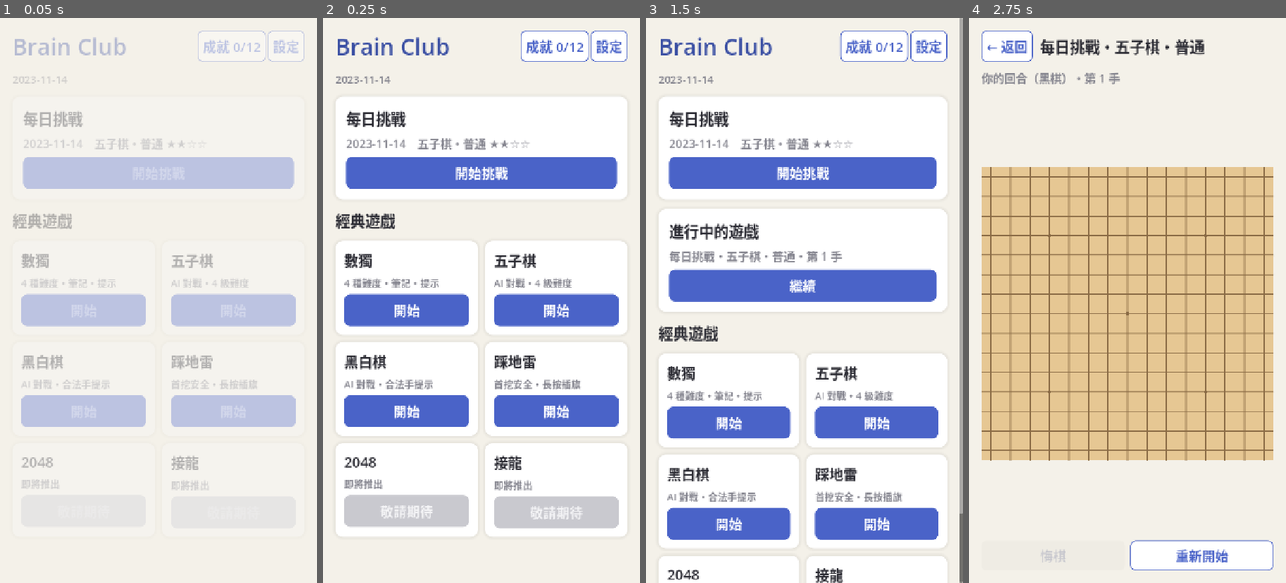
Above: before the commit, frames 1-4 (left to right).
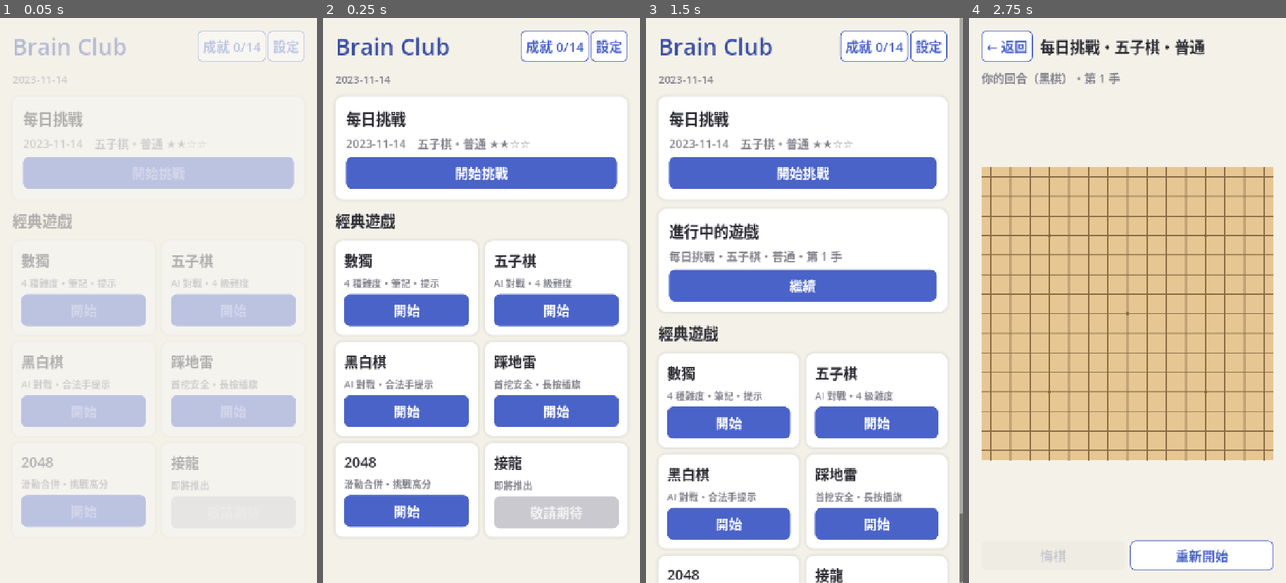
Above: after the commit, the same moments.

Repository: bny0829/BrainTraining
Game: Godot game, scene res://scenes/main.tscn
Two runs of this game, one before a commit and one after it. Both use one fixed random seed, a clock stepped at 60 frames per second and the inputs below.
Inputs:
- Up to frame 1 (0.05 s): no input
- Up to frame 2 (0.25 s): no input
- Up to frame 3 (1.5 s): click "開始挑戰" at 0.5 s; click "← 返回" at 1.25 s
- Up to frame 4 (2.75 s): click "開始挑戰" at 2 s

The runs differ from the first frame. In frame 1, 2.3% of the frame differs, in the area x 6-83%, y 4-90%; in frame 2, 2.5%, in the area x 6-83%, y 4-91%; in frame 3, less than 0.1%; in frame 4, nothing differs.

Commit message:
feat: v0.6 2048（滑動手勢、單步復原、最佳紀錄、達成後續玩）
- 2048：合併邏輯（每磚單次合併）、90/10 生成、滑動+方向鍵操作
- 成就：小有所成（512）、2048！（2048），共 14 個
- 版號 0.6.0（versionCode 6）；.gitignore 加入 *.idsig

Co-Authored-By: Claude Fable 5 <noreply@anthropic.com>

Diff:
--- a/project.godot
+++ b/project.godot
@@ -11,7 +11,7 @@
 [application]
 
 config/name="BrainClub"
-config/version="0.5.0"
+config/version="0.6.0"
 run/main_scene="res://scenes/main.tscn"
 config/features=PackedStringArray("4.7", "GL Compatibility")
 config/icon="res://icon.svg"
--- a/scripts/achievement_defs.gd
+++ b/scripts/achievement_defs.gd
@@ -24,6 +24,10 @@
 			"conds": [{"section": "minesweeper_stats", "key": "won", "min": 1}]},
 		{"id": "minesweeper_expert", "name": "拆彈專家", "desc": "完成專家難度掃雷",
 			"conds": [{"section": "minesweeper_stats", "key": "won_3", "min": 1}]},
+		{"id": "t2048_512", "name": "小有所成", "desc": "在 2048 中合成 512",
+			"conds": [{"section": "game2048_stats", "key": "best_tile", "min": 512}]},
+		{"id": "t2048_win", "name": "2048！", "desc": "合成傳說中的 2048 磚塊",
+			"conds": [{"section": "game2048_stats", "key": "best_tile", "min": 2048}]},
 		{"id": "daily_3", "name": "三日不輟", "desc": "連續 3 天完成每日挑戰",
 			"conds": [{"section": "daily", "key": "best_streak", "min": 3}]},
 		{"id": "daily_7", "name": "七日成習", "desc": "連續 7 天完成每日挑戰",
--- /dev/null
+++ b/scripts/game2048/game2048_board.gd
@@ -0,0 +1,83 @@
+class_name Game2048Board
+extends Control
+## 2048 棋盤：單一 Control 繪製 4×4 圓角磚塊，並偵測滑動手勢。
+## 不持有遊戲規則，只負責顯示與手勢回報。
+
+signal swiped(dir: int)
+
+const SWIPE_MIN_PX := 40.0
+
+var grid: Array[int] = []
+
+var _press_pos := Vector2.ZERO
+var _tracking := false
+var _box_cache: Dictionary = {}
+
+
+func _init() -> void:
+	grid = Game2048Logic.new_grid()
+	custom_minimum_size = Vector2(300, 300)
+
+
+func _notification(what: int) -> void:
+	if what == NOTIFICATION_RESIZED:
+		queue_redraw()
+
+
+func _gui_input(event: InputEvent) -> void:
+	if event is InputEventMouseButton and event.button_index == MOUSE_BUTTON_LEFT:
+		if event.pressed:
+			_press_pos = event.position
+			_tracking = true
+		elif _tracking:
+			_tracking = false
+			var d: Vector2 = event.position - _press_pos
+			if d.length() >= SWIPE_MIN_PX:
+				if absf(d.x) > absf(d.y):
+					swiped.emit(Game2048Logic.DIR_RIGHT if d.x > 0 else Game2048Logic.DIR_LEFT)
+				else:
+					swiped.emit(Game2048Logic.DIR_DOWN if d.y > 0 else Game2048Logic.DIR_UP)
+
+
+func _board_rect() -> Rect2:
+	var side := minf(size.x, size.y)
+	return Rect2(Vector2((size.x - side) * 0.5, (size.y - side) * 0.5), Vector2(side, side))
+
+
+func _draw() -> void:
+	var r := _board_rect()
+	var n := Game2048Logic.SIZE
+	var gap := r.size.x * 0.025
+	var s := (r.size.x - gap * (n + 1)) / n
+
+	_box(AppTheme.T2048_BOARD, 12).draw(get_canvas_item(), r)
+
+	var font := get_theme_default_font()
+	for i in Game2048Logic.CELLS:
+		var pos := r.position + Vector2(
+			gap + (i % n) * (s + gap),
+			gap + (i / n) * (s + gap)
+		)
+		var rect := Rect2(pos, Vector2(s, s))
+		var v := grid[i]
+		if v == 0:
+			_box(AppTheme.T2048_SLOT, 8).draw(get_canvas_item(), rect)
+			continue
+		var tile_color: Color = AppTheme.T2048_TILES.get(v, AppTheme.T2048_SUPER)
+		_box(tile_color, 8).draw(get_canvas_item(), rect)
+		var text := str(v)
+		var fs := int(s * clampf(0.5 - 0.08 * (text.length() - 2), 0.24, 0.5))
+		var text_color: Color = AppTheme.T2048_TEXT_DARK if v <= 4 else Color.WHITE
+		var y := rect.position.y + (rect.size.y - font.get_height(fs)) * 0.5 + font.get_ascent(fs)
+		draw_string(font, Vector2(rect.position.x, y), text,
+				HORIZONTAL_ALIGNMENT_CENTER, rect.size.x, fs, text_color)
+
+
+func _box(c: Color, radius: int) -> StyleBoxFlat:
+	var key := "%s_%d" % [c.to_html(), radius]
+	if not _box_cache.has(key):
+		var sb := StyleBoxFlat.new()
+		sb.bg_color = c
+		sb.set_corner_radius_all(radius)
+		_box_cache[key] = sb
+	return _box_cache[key]
--- /dev/null
+++ b/scripts/game2048/game2048_logic.gd
@@ -0,0 +1,103 @@
+class_name Game2048Logic
+extends RefCounted
+## 2048 核心邏輯：滑動合併、生成新磚、勝負判定。
+## 盤面以 Array[int]（長度 16，0 = 空）表示，索引 = 列 * 4 + 行。
+## 不依賴任何 UI，可 headless 測試。
+
+const SIZE := 4
+const CELLS := SIZE * SIZE
+
+enum { DIR_LEFT, DIR_RIGHT, DIR_UP, DIR_DOWN }
+
+
+static func new_grid() -> Array[int]:
+	var g: Array[int] = []
+	g.resize(CELLS)
+	return g
+
+
+## 滑動一步（就地修改 grid）。回傳 { "moved": bool, "gained": int }
+static func slide(grid: Array[int], dir: int) -> Dictionary:
+	var moved := false
+	var gained := 0
+	for idx in _line_indices(dir):
+		var vals: Array[int] = []
+		for i in idx:
+			if grid[i] != 0:
+				vals.append(grid[i])
+		var merged := _merge_line(vals)
+		var line: Array = merged["line"]
+		gained += int(merged["gained"])
+		for k in SIZE:
+			var v: int = line[k] if k < line.size() else 0
+			if grid[idx[k]] != v:
+				moved = true
+			grid[idx[k]] = v
+	return {"moved": moved, "gained": gained}
+
+
+## 一條線的合併：相鄰同值合併一次（[2,2,2,2] → [4,4]）
+static func _merge_line(vals: Array[int]) -> Dictionary:
+	var out: Array[int] = []
+	var gained := 0
+	var i := 0
+	while i < vals.size():
+		if i + 1 < vals.size() and vals[i] == vals[i + 1]:
+			out.append(vals[i] * 2)
+			gained += vals[i] * 2
+			i += 2
+		else:
+			out.append(vals[i])
+			i += 1
+	return {"line": out, "gained": gained}
+
+
+## 各方向的掃描順序：每條線由「滑動目的地」往來源排
+static func _line_indices(dir: int) -> Array:
+	var lines: Array = []
+	for a in SIZE:
+		var idx: Array[int] = []
+		for b in SIZE:
+			match dir:
+				DIR_LEFT:
+					idx.append(a * SIZE + b)
+				DIR_RIGHT:
+					idx.append(a * SIZE + (SIZE - 1 - b))
+				DIR_UP:
+					idx.append(b * SIZE + a)
+				_:
+					idx.append((SIZE - 1 - b) * SIZE + a)
+		lines.append(idx)
+	return lines
+
+
+## 在隨機空格生成新磚（90% 出 2、10% 出 4）。回傳格子索引，-1 = 無空格
+static func spawn(grid: Array[int], rng: RandomNumberGenerator) -> int:
+	var empty: Array[int] = []
+	for i in CELLS:
+		if grid[i] == 0:
+			empty.append(i)
+	if empty.is_empty():
+		return -1
+	var i: int = empty[rng.randi_range(0, empty.size() - 1)]
+	grid[i] = 4 if rng.randf() < 0.1 else 2
+	return i
+
+
+## 還有沒有可行的移動（有空格或相鄰同值）
+static func can_move(grid: Array[int]) -> bool:
+	for i in CELLS:
+		if grid[i] == 0:
+			return true
+		if i % SIZE < SIZE - 1 and grid[i] == grid[i + 1]:
+			return true
+		if i < CELLS - SIZE and grid[i] == grid[i + SIZE]:
+			return true
+	return false
+
+
+static func max_tile(grid: Array[int]) -> int:
+	var best := 0
+	for v in grid:
+		best = maxi(best, v)
+	return best
--- /dev/null
+++ b/scripts/game2048/game2048_screen.gd
@@ -0,0 +1,272 @@
+class_name Game2048Screen
+extends Control
+## 2048 遊戲畫面：滑動（觸控）或方向鍵操作、分數與最佳紀錄、單步復原、
+## 達成 2048 後可繼續挑戰、自動存檔續玩。
+## config：
+##   { "mode": "normal" }   新局
+##   { "mode": "resume" }   從 SaveManager 還原
+
+var config: Dictionary = {}
+
+var score := 0
+var reached_2048 := false
+var finished := false
+var _undo_snapshot: Dictionary = {}
+
+var board: Game2048Board
+var _score_label: Label
+var _best_label: Label
+var _undo_btn: Button
+
+
+func _ready() -> void:
+	_build_ui()
+	if String(config.get("mode", "normal")) == "resume":
+		_restore(SaveManager.get_in_progress())
+	else:
+		_new_game()
+
+
+func _unhandled_input(event: InputEvent) -> void:
+	if event.is_action_pressed("ui_left"):
+		_move(Game2048Logic.DIR_LEFT)
+	elif event.is_action_pressed("ui_right"):
+		_move(Game2048Logic.DIR_RIGHT)
+	elif event.is_action_pressed("ui_up"):
+		_move(Game2048Logic.DIR_UP)
+	elif event.is_action_pressed("ui_down"):
+		_move(Game2048Logic.DIR_DOWN)
+
+
+# ---- UI 建構 ----
+
+func _build_ui() -> void:
+	var margin := MarginContainer.new()
+	margin.set_anchors_preset(Control.PRESET_FULL_RECT)
+	for m in ["margin_left", "margin_right", "margin_top", "margin_bottom"]:
+		margin.add_theme_constant_override(m, 28)
+	add_child(margin)
+
+	var col := VBoxContainer.new()
+	col.add_theme_constant_override("separation", 16)
+	margin.add_child(col)
+
+	var top := HBoxContainer.new()
+	col.add_child(top)
+	var back := Button.new()
+	back.text = "← 返回"
+	AppTheme.style_secondary(back)
+	back.pressed.connect(_on_back)
+	top.add_child(back)
+	top.add_child(_spacer())
+	var title := Label.new()
+	title.text = "2048"
+	title.add_theme_font_size_override("font_size", 34)
+	top.add_child(title)
+	top.add_child(_spacer())
+	var ghost := Button.new()
+	ghost.text = "← 返回"
+	ghost.modulate = Color(1, 1, 1, 0)
+	ghost.disabled = true
+	top.add_child(ghost)
+
+	var info := HBoxContainer.new()
+	col.add_child(info)
+	_score_label = Label.new()
+	_score_label.add_theme_font_size_override("font_size", 30)
+	info.add_child(_score_label)
+	info.add_child(_spacer())
+	_best_label = Label.new()
+	_best_label.add_theme_color_override("font_color", AppTheme.TEXT_MUTED)
+	info.add_child(_best_label)
+
+	var aspect := AspectRatioContainer.new()
+	aspect.ratio = 1.0
+	aspect.size_flags_vertical = Control.SIZE_EXPAND_FILL
+	col.add_child(aspect)
+	board = Game2048Board.new()
+	board.size_flags_horizontal = Control.SIZE_EXPAND_FILL
+	board.size_flags_vertical = Control.SIZE_EXPAND_FILL
+	board.swiped.connect(_move)
+	aspect.add_child(board)
+
+	var hint := Label.new()
+	hint.text = "滑動棋盤合併相同數字"
+	hint.add_theme_font_size_override("font_size", 20)
+	hint.add_theme_color_override("font_color", AppTheme.TEXT_MUTED)
+	col.add_child(hint)
+
+	var tools := HBoxContainer.new()
+	tools.add_theme_constant_override("separation", 12)
+	col.add_child(tools)
+	_undo_btn = Button.new()
+	_undo_btn.text = "復原"
+	_undo_btn.size_flags_horizontal = Control.SIZE_EXPAND_FILL
+	AppTheme.style_secondary(_undo_btn)
+	_undo_btn.pressed.connect(_on_undo)
+	tools.add_child(_undo_btn)
+	var restart := Button.new()
+	restart.text = "重新開始"
+	restart.size_flags_horizontal = Control.SIZE_EXPAND_FILL
+	AppTheme.style_secondary(restart)
+	restart.pressed.connect(_on_restart_pressed)
+	tools.add_child(restart)
+
+
+func _spacer() -> Control:
+	var s := Control.new()
+	s.size_flags_horizontal = Control.SIZE_EXPAND_FILL
+	return s
+
+
+# ---- 遊戲流程 ----
+
+func _new_game() -> void:
+	board.grid = Game2048Logic.new_grid()
+	var rng := RandomNumberGenerator.new()
+	rng.randomize()
+	Game2048Logic.spawn(board.grid, rng)
+	Game2048Logic.spawn(board.grid, rng)
+	score = 0
+	reached_2048 = false
+	finished = false
+	_undo_snapshot = {}
+	_refresh()
+	_save_state()
+
+
+func _restore(state: Dictionary) -> void:
+	var g := _to_int_array(state.get("grid", []))
+	if state.is_empty() or String(state.get("game", "")) != "game2048" \
+			or g.size() != Game2048Logic.CELLS:
+		_new_game()
+		return
+	board.grid = g
+	score = int(state.get("score", 0))
+	reached_2048 = bool(state.get("reached", false))
+	finished = false
+	_refresh()
+
+
+func _move(dir: int) -> void:
+	if finished:
+		return
+	var before_grid: Array[int] = board.grid.duplicate()
+	var before_score := score
+	var result := Game2048Logic.slide(board.grid, dir)
+	if not bool(result["moved"]):
+		return
+	_undo_snapshot = {"grid": before_grid, "score": before_score, "reached": reached_2048}
+	score += int(result["gained"])
+	var rng := RandomNumberGenerator.new()
+	rng.randomize()
+	Game2048Logic.spawn(board.grid, rng)
+	Sfx.play("stone")
+	_update_records()
+	board.queue_redraw()
+	_refresh()
+	_save_state()
+	# 首次達成 2048
+	if not reached_2048 and Game2048Logic.max_tile(board.grid) >= 2048:
+		reached_2048 = true
+		_save_state()
+		Sfx.play("win")
+		OverlayDialog.open(self, "達成 2048！", "分數：%d\n可以繼續挑戰更大的數字" % score, [
+			{"text": "繼續挑戰"},
+			{"text": "回首頁", "action": _go_home, "secondary": true},
+		])
+		return
+	if not Game2048Logic.can_move(board.grid):
+		_game_over()
+
+
+func _game_over() -> void:
+	finished = true
+	Sfx.play("lose")
+	var s := SaveManager.section("game2048_stats")
+	s["played"] = int(s.get("played", 0)) + 1
+	if reached_2048:
+		s["won"] = int(s.get("won", 0)) + 1
+	SaveManager.save()
+	SaveManager.set_in_progress({})
+	Achievements.refresh()
+	OverlayDialog.open(self, "無法再移動", "分數：%d・最大磚塊：%d" % [
+		score, Game2048Logic.max_tile(board.grid)
+	], [
+		{"text": "再來一局", "action": _new_game},
+		{"text": "回首頁", "action": _go_home, "secondary": true},
+	])
+
+
+## 更新最佳紀錄（分數與最大磚塊），成就依 best_tile 判定
+func _update_records() -> void:
+	var s := SaveManager.section("game2048_stats")
+	var changed := false
+	if score > int(s.get("best_score", 0)):
+		s["best_score"] = score
+		changed = true
+	var tile := Game2048Logic.max_tile(board.grid)
+	if tile > int(s.get("best_tile", 0)):
+		s["best_tile"] = tile
+		changed = true
+	if changed:
+		SaveManager.save()
+		Achievements.refresh()
+
+
+func _on_undo() -> void:
+	if finished or _undo_snapshot.is_empty():
+		return
+	board.grid = _to_int_array(_undo_snapshot["grid"])
+	score = int(_undo_snapshot["score"])
+	reached_2048 = bool(_undo_snapshot["reached"])
+	_undo_snapshot = {}
+	board.queue_redraw()
+	_refresh()
+	_save_state()
+
+
+func _on_restart_pressed() -> void:
+	OverlayDialog.open(self, "重新開始？", "目前的進度將被捨棄", [
+		{"text": "重新開始", "action": _new_game},
+		{"text": "取消", "secondary": true},
+	])
+
+
+func _on_back() -> void:
+	if not finished:
+		_save_state()
+	Main.instance.goto_home()
+
+
+func _go_home() -> void:
+	Main.instance.goto_home()
+
+
+# ---- 顯示與存檔 ----
+
+func _refresh() -> void:
+	_score_label.text = "分數 %d" % score
+	_best_label.text = "最佳 %d" % int(SaveManager.section("game2048_stats").get("best_score", 0))
+	_undo_btn.disabled = finished or _undo_snapshot.is_empty()
+
+
+func _save_state() -> void:
+	if finished:
+		return
+	SaveManager.set_in_progress({
+		"game": "game2048",
+		"mode": "normal",
+		"difficulty": 0,
+		"grid": board.grid.duplicate(),
+		"score": score,
+		"reached": reached_2048,
+	})
+
+
+static func _to_int_array(a: Variant) -> Array[int]:
+	var out: Array[int] = []
+	if a is Array:
+		for v in a:
+			out.append(int(v))
+	return out
--- a/scripts/home_screen.gd
+++ b/scripts/home_screen.gd
@@ -42,7 +42,10 @@
 	_build_stats(col)
 
 
-const GAME_NAMES := {"sudoku": "數獨", "gomoku": "五子棋", "reversi": "黑白棋", "minesweeper": "踩地雷"}
+const GAME_NAMES := {
+	"sudoku": "數獨", "gomoku": "五子棋", "reversi": "黑白棋",
+	"minesweeper": "踩地雷", "game2048": "2048",
+}
 
 
 func _difficulty_label(game: String, d: int) -> String:
@@ -153,15 +156,21 @@
 			detail = SudokuScreen.format_time(int(st.get("seconds", 0)))
 		"gomoku":
 			detail = "第 %d 手" % ((st.get("moves", []) as Array).size() + 1)
+		"game2048":
+			detail = "分數 %d" % int(st.get("score", 0))
 		_:
 			var c := ReversiLogic.count(ReversiScreen._to_int_array(st.get("board", [])))
 			detail = "黑 %d：%d 白" % [c[0], c[1]]
 	var desc := Label.new()
-	desc.text = "%s・%s・%s" % [
-		mode_text,
-		_difficulty_label(game, int(st.get("difficulty", 0))).split(" ")[0],
-		detail,
-	]
+	if game == "game2048":
+		# 2048 沒有難度分級
+		desc.text = "%s・%s" % [mode_text, detail]
+	else:
+		desc.text = "%s・%s・%s" % [
+			mode_text,
+			_difficulty_label(game, int(st.get("difficulty", 0))).split(" ")[0],
+			detail,
+		]
 	desc.add_theme_color_override("font_color", AppTheme.TEXT_MUTED)
 	inner.add_child(desc)
 
@@ -174,6 +183,8 @@
 			btn.pressed.connect(func() -> void: Main.instance.open_gomoku({"mode": "resume"}))
 		"minesweeper":
 			btn.pressed.connect(func() -> void: Main.instance.open_minesweeper({"mode": "resume"}))
+		"game2048":
+			btn.pressed.connect(func() -> void: Main.instance.open_game2048({"mode": "resume"}))
 		_:
 			btn.pressed.connect(func() -> void: Main.instance.open_reversi({"mode": "resume"}))
 	inner.add_child(btn)
@@ -195,7 +206,7 @@
 	_game_card(grid, "五子棋", "AI 對戰・4 級難度", _pick_gomoku_difficulty)
 	_game_card(grid, "黑白棋", "AI 對戰・合法手提示", _pick_reversi_difficulty)
 	_game_card(grid, "踩地雷", "首挖安全・長按插旗", _pick_minesweeper_difficulty)
-	_game_card(grid, "2048", "即將推出", Callable())
+	_game_card(grid, "2048", "滑動合併・挑戰高分", _start_2048)
 	_game_card(grid, "接龍", "即將推出", Callable())
 
 
@@ -298,6 +309,10 @@
 	Main.instance.open_minesweeper({"mode": "normal", "difficulty": difficulty})
 
 
+func _start_2048() -> void:
+	Main.instance.open_game2048({"mode": "normal"})
+
+
 func _build_stats(col: VBoxContainer) -> void:
 	var s := SaveManager.sudoku_stats()
 	var played := int(s.get("played", 0))
@@ -328,6 +343,13 @@
 			if wins > 0:
 				text += "\n%s 勝場：%d" % [ReversiLogic.DIFFICULTY_TEXT[d], wins]
 		_stats_card(col, "黑白棋戰績", text)
+
+	var t := SaveManager.stats("game2048")
+	if int(t.get("best_score", 0)) > 0:
+		var text := "最高分：%d・最大磚塊：%d" % [int(t.get("best_score", 0)), int(t.get("best_tile", 0))]
+		if int(t.get("played", 0)) > 0:
+			text += "\n完整場數：%d" % int(t.get("played", 0))
+		_stats_card(col, "2048 戰績", text)
 
 	var ms := SaveManager.stats("minesweeper")
 	var ms_played := int(ms.get("played", 0))
--- a/scripts/main.gd
+++ b/scripts/main.gd
@@ -95,6 +95,12 @@
 	_switch(screen)
 
 
+func open_game2048(config: Dictionary) -> void:
+	var screen := Game2048Screen.new()
+	screen.config = config
+	_switch(screen)
+
+
 func open_achievements() -> void:
 	_switch(AchievementScreen.new())
 
--- a/scripts/ui/app_theme.gd
+++ b/scripts/ui/app_theme.gd
@@ -21,6 +21,18 @@
 const STONE_BLACK := Color("#26262c")
 const STONE_WHITE := Color("#fbfbf9")
 const STONE_WHITE_EDGE := Color("#b5b5bf")
+
+# ---- 2048 色票 ----
+const T2048_BOARD := Color("#cbc2b0")
+const T2048_SLOT := Color("#ded5c5")
+const T2048_TEXT_DARK := Color("#776e65")
+const T2048_SUPER := Color("#3c3a32")
+const T2048_TILES := {
+	2: Color("#eee4da"), 4: Color("#ede0c8"), 8: Color("#f2b179"),
+	16: Color("#f59563"), 32: Color("#f67c5f"), 64: Color("#f65e3b"),
+	128: Color("#edcf72"), 256: Color("#edcc61"), 512: Color("#edc850"),
+	1024: Color("#edc53f"), 2048: Color("#edc22e"),
+}
 
 # ---- 踩地雷色票 ----
 const MINE_COVERED := Color("#a9b6d3")
--- a/tests/autotest.gd
+++ b/tests/autotest.gd
@@ -219,6 +219,46 @@
 	_check(msw2.board.flagged[covered], "旗標未還原")
 	print("[autotest] 踩地雷 OK")
 
+	# ---- 2048 ----
+	main.open_game2048({"mode": "normal"})
+	await tree.process_frame
+	var g48 := main.current_screen() as Game2048Screen
+	_check(g48 != null, "2048 畫面未建立")
+	var tiles := 0
+	for v in g48.board.grid:
+		if v != 0:
+			tiles += 1
+	_check(tiles == 2, "開局應有 2 個磚塊（%d）" % tiles)
+	# 往四個方向各滑一次，至少會有一次有效移動
+	for dir in [0, 1, 2, 3]:
+		g48._move(dir)
+	var tiles2 := 0
+	for v in g48.board.grid:
+		if v != 0:
+			tiles2 += 1
+	_check(tiles2 > 2, "滑動後未生成新磚")
+	# 復原
+	if not g48._undo_snapshot.is_empty():
+		var before_undo: Array[int] = g48.board.grid.duplicate()
+		g48._on_undo()
+		_check(g48.board.grid != before_undo, "復原未改變盤面")
+	await _shot("game2048.png")
+	# 存檔續玩
+	var saved_grid: Array[int] = g48.board.grid.duplicate()
+	var saved_score := g48.score
+	main.goto_home()
+	await tree.process_frame
+	main.open_game2048({"mode": "resume"})
+	await tree.process_frame
+	var g48b := main.current_screen() as Game2048Screen
+	_check(g48b != null, "2048 續玩畫面未建立")
+	_check(g48b.board.grid == saved_grid and g48b.score == saved_score, "2048 續玩還原失敗")
+	# 成就：模擬最佳磚塊紀錄
+	SaveManager.section("game2048_stats")["best_tile"] = 512
+	Achievements.refresh()
+	_check(Achievements.is_unlocked("t2048_512"), "2048 成就未解鎖")
+	print("[autotest] 2048 OK")
+
 	# ---- 設定頁 ----
 	main.open_settings()
 	await tree.process_frame
--- /dev/null
+++ b/tests/test_game2048_logic.gd
@@ -0,0 +1,100 @@
+extends SceneTree
+## 2048 邏輯單元測試。執行方式：
+##   Godot執行檔 --headless --path 專案目錄 --script res://tests/test_game2048_logic.gd
+
+const Logic := preload("res://scripts/game2048/game2048_logic.gd")
+
+var failures := 0
+
+
+func _initialize() -> void:
+	_test_merge()
+	_test_slide_directions()
+	_test_no_move()
+	_test_spawn()
+	_test_can_move()
+
+	if failures == 0:
+		print("[test] PASS")
+		quit(0)
+	else:
+		print("[test] FAIL（%d 項）" % failures)
+		quit(1)
+
+
+func _check(cond: bool, msg: String) -> void:
+	if cond:
+		print("OK：" + msg)
+	else:
+		print("FAIL：" + msg)
+		failures += 1
+
+
+func _grid(rows: Array) -> Array[int]:
+	var g: Array[int] = []
+	for row in rows:
+		for v in row:
+			g.append(int(v))
+	return g
+
+
+func _test_merge() -> void:
+	# [2,2,0,0] 左滑 → [4,0,0,0]，得 4 分
+	var g := _grid([[2, 2, 0, 0], [0, 0, 0, 0], [0, 0, 0, 0], [0, 0, 0, 0]])
+	var r := Logic.slide(g, Logic.DIR_LEFT)
+	_check(bool(r["moved"]) and int(r["gained"]) == 4 and g[0] == 4 and g[1] == 0, "基本合併")
+
+	# [2,2,2,2] 左滑 → [4,4,0,0]，不能連鎖合併成 8
+	var g2 := _grid([[2, 2, 2, 2], [0, 0, 0, 0], [0, 0, 0, 0], [0, 0, 0, 0]])
+	var r2 := Logic.slide(g2, Logic.DIR_LEFT)
+	_check(g2[0] == 4 and g2[1] == 4 and g2[2] == 0 and int(r2["gained"]) == 8, "同列四個只合併成兩個")
+
+	# [4,2,2,0] 左滑 → [4,4,0,0]（先滑再合，4 不與新 4 合併）
+	var g3 := _grid([[4, 2, 2, 0], [0, 0, 0, 0], [0, 0, 0, 0], [0, 0, 0, 0]])
+	Logic.slide(g3, Logic.DIR_LEFT)
+	_check(g3[0] == 4 and g3[1] == 4 and g3[2] == 0, "一次滑動每磚最多合併一次")
+
+
+func _test_slide_directions() -> void:
+	# 同一盤面四個方向各自正確
+	var base := _grid([[2, 0, 0, 2], [0, 0, 0, 0], [0, 0, 0, 0], [2, 0, 0, 0]])
+	var left := base.duplicate()
+	Logic.slide(left, Logic.DIR_LEFT)
+	_check(left[0] == 4 and left[12] == 2, "左滑合併首列")
+	var right := base.duplicate()
+	Logic.slide(right, Logic.DIR_RIGHT)
+	_check(right[3] == 4 and right[15] == 2, "右滑合併到最右")
+	var up := base.duplicate()
+	Logic.slide(up, Logic.DIR_UP)
+	_check(up[0] == 4 and up[3] == 2, "上滑合併首行")
+	var down := base.duplicate()
+	Logic.slide(down, Logic.DIR_DOWN)
+	_check(down[12] == 4 and down[15] == 2, "下滑合併到最底")
+
+
+func _test_no_move() -> void:
+	# 已靠左且無可合併 → moved = false
+	var g := _grid([[2, 4, 0, 0], [0, 0, 0, 0], [0, 0, 0, 0], [0, 0, 0, 0]])
+	var r := Logic.slide(g, Logic.DIR_LEFT)
+	_check(not bool(r["moved"]), "無效滑動不算移動")
+
+
+func _test_spawn() -> void:
+	var g := Logic.new_grid()
+	var rng := RandomNumberGenerator.new()
+	rng.seed = 5
+	var i := Logic.spawn(g, rng)
+	_check(i >= 0 and (g[i] == 2 or g[i] == 4), "生成 2 或 4")
+	# 填滿後不能再生成
+	for k in Logic.CELLS:
+		g[k] = 2
+	_check(Logic.spawn(g, rng) == -1, "滿盤不生成")
+
+
+func _test_can_move() -> void:
+	# 棋盤格紋（無相鄰同值、無空格）→ 不能動
+	var g := _grid([[2, 4, 2, 4], [4, 2, 4, 2], [2, 4, 2, 4], [4, 2, 4, 2]])
+	_check(not Logic.can_move(g), "死局判定")
+	g[5] = 4  # 造出相鄰同值
+	_check(Logic.can_move(g), "可合併判定")
+	_check(Logic.max_tile(g) == 4, "最大磚塊")
Not shown, changed: export_presets.cfg
Not shown, added: scripts/game2048/game2048_board.gd.uid
Not shown, added: scripts/game2048/game2048_logic.gd.uid
Not shown, added: scripts/game2048/game2048_screen.gd.uid
Not shown, added: store_assets/feature_graphic_1024x500.png.import
Not shown, added: store_assets/gomoku.png.import
Not shown, added: store_assets/home.png.import
Not shown, added: store_assets/icon_512.png.import
Not shown, added: store_assets/minesweeper.png.import
Not shown, added: store_assets/reversi.png.import
Not shown, added: store_assets/settings.png.import
Not shown, added: store_assets/sudoku.png.import
(and 4 more such lines)
